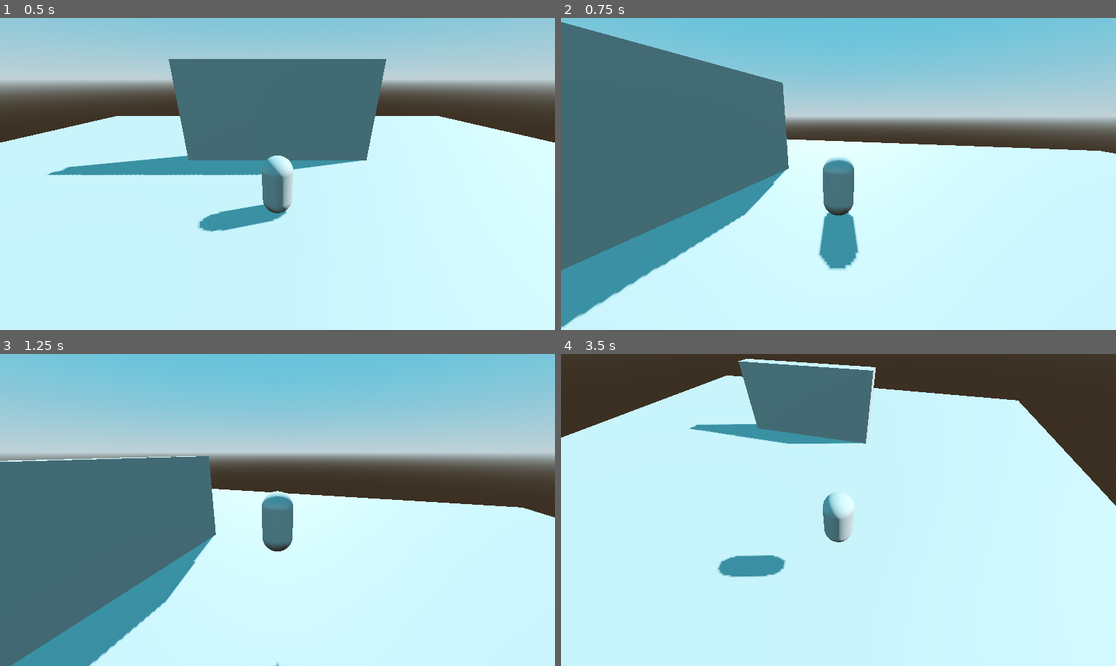
Above: before the commit, frames 1-4 (two rows, left to right).
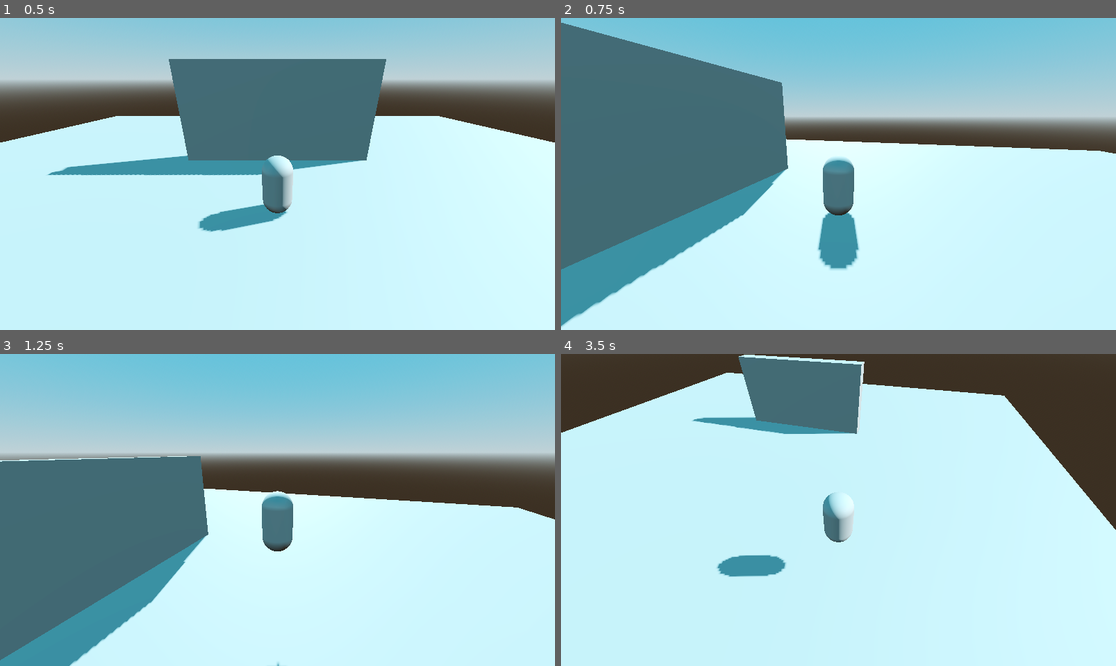
Above: after the commit, the same moments.

Repository: legacynical/ultimate-godot-intro-3d
Game: Godot game, scene res://scenes/levels/level.tscn
The game is run twice, just before and just after one commit, with the same random seed, the same clock (stepped at 60 frames per second) and the same inputs. The engine's default icon, where the game draws it, is replaced by a stand-in: a white triangle on a blue panel in a dark square.
Inputs (mouse positions are in pixels of both pictures, inside the frame that each line leads up to):
- Up to frame 1 (0.5 s): no input
- Up to frame 2 (0.75 s): tap Enter (ui_accept) at 0.5 s; move the mouse to (960, 158) at 0.52 s; hold D (right) from 0.53 s (still down); hold Ctrl (run) from 0.53 s (still down)
- Up to frame 3 (1.25 s): keep holding D (right); keep holding Ctrl (run); tap Space (jump) at 0.77 s
- Up to frame 4 (3.5 s): move the mouse to (727, 525) at 1.27 s; release D (right) at 1.28 s; release Ctrl (run) at 1.28 s; hold S (backward) 1.28-2.03 s; tap Ctrl (run) at 1.35, 2.85 s; tap Space (jump) at 1.52, 3.02 s; move the mouse to (894, 441) at 2.02 s; hold D (right) 2.03-2.78 s; hold Ctrl (run) 2.03-2.78 s; move the mouse to (810, 572) at 2.77 s; hold W (forward) from 2.78 s (still down)

Frame 1 is identical in both runs. In frame 2, 0.6% of the frame differs, in the area x 0-100%, y 1-100%; in frame 3, 2.7%; in frame 4, 4.3%, in the area x 0-100%, y 0-72%.

Commit message:
add player run

Diff:
--- a/scenes/entities/player/player.gd
+++ b/scenes/entities/player/player.gd
@@ -9,6 +9,7 @@
 @onready var fall_gravity: float = ((-2.0 * jump_height) / (jump_time_to_descent * jump_time_to_descent)) * -1.0
 
 @export var base_speed := 4.0
+@export var run_speed := 6.0
 @export var camera: Node3D
 
 var movement_input := Vector2.ZERO # Vector2(0, 0)
@@ -37,8 +38,9 @@
 	var vel_2d = Vector2(velocity.x, velocity.z)
 
 	if movement_input != Vector2.ZERO: # if there is movement input vector, accelerate to base_speed
-		vel_2d += movement_input * base_speed * delta
-		vel_2d = vel_2d.limit_length(base_speed)
+		var speed = run_speed if Input.is_action_pressed("run") else base_speed
+		vel_2d += movement_input * speed * delta
+		vel_2d = vel_2d.limit_length(speed)
 		velocity.x = vel_2d.x
 		velocity.z = vel_2d.y
 	else: # if no movement input, decelerate to zero vector
